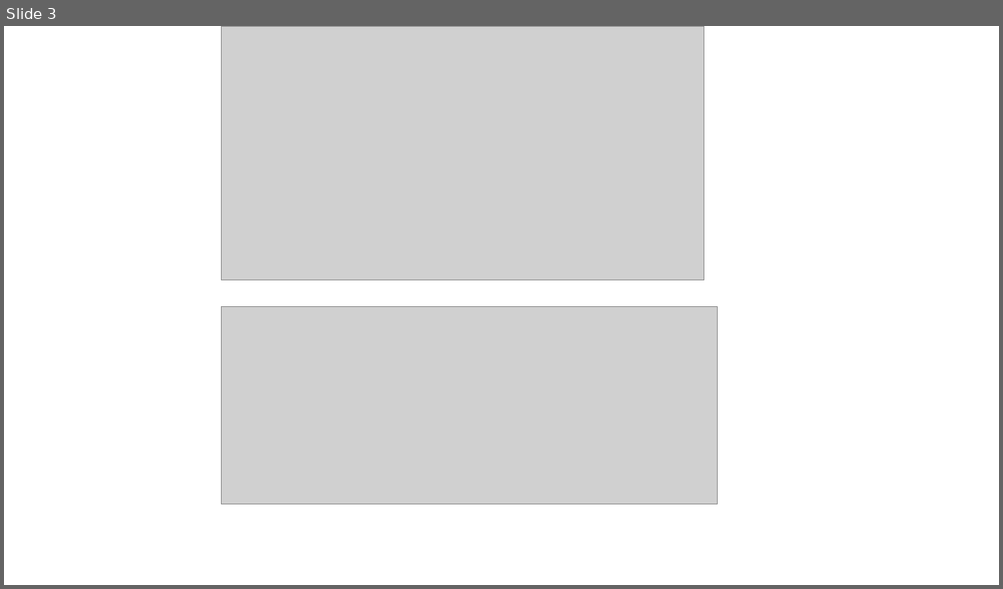
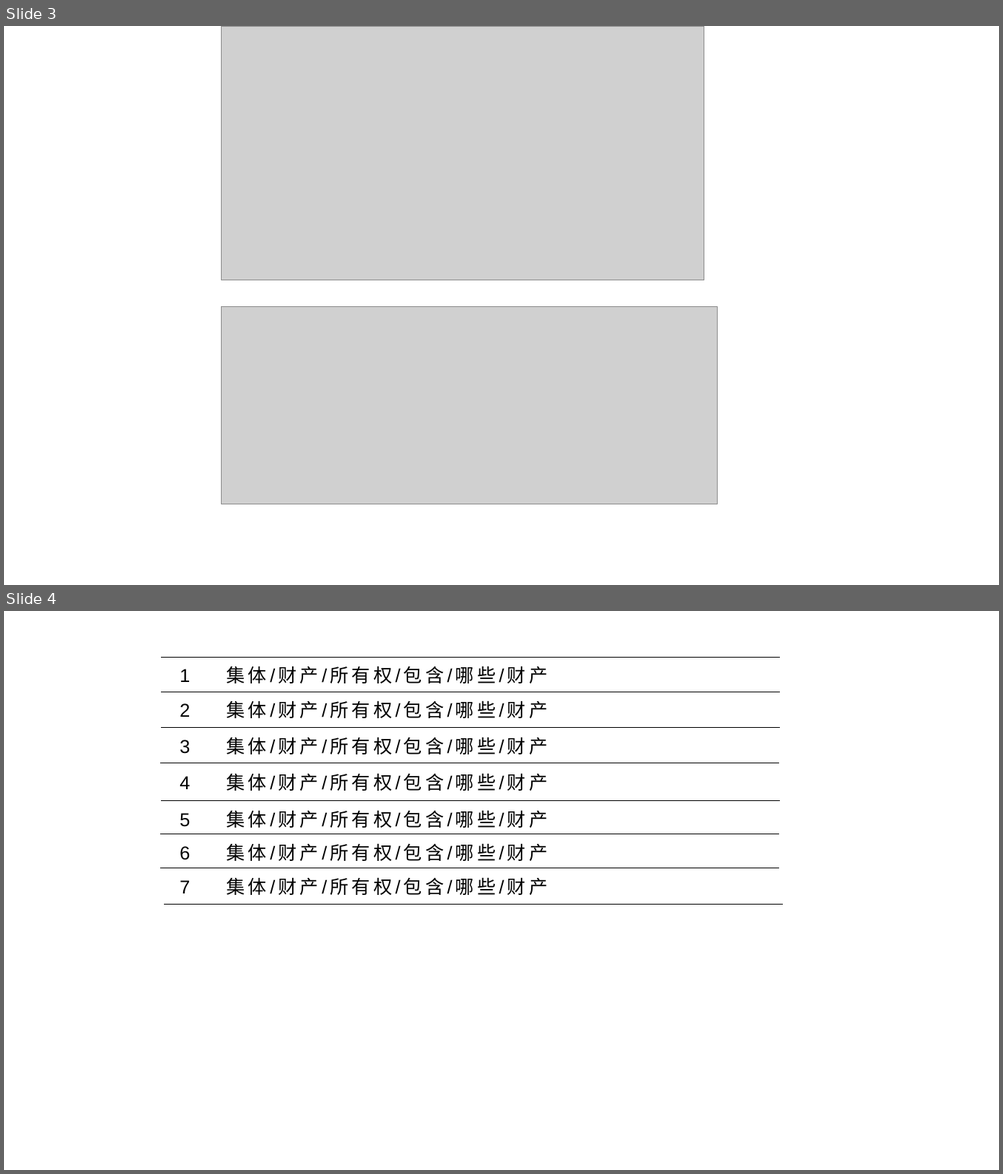
Before and after one commit to LiuJiaTing/Legal-Keyphrase-Extraction, a slide deck: ljt/论文图片/演示文稿1.pptx. Shown one above the other, each under a label of ours: slide 3 before the commit, slides 3 and 4 after it. The pictures are 1003x589 and 1003x1174 pixels, drawn with LibreOffice and Linux fonts; fonts in the diff are those of the drawing; grey boxes stand for pictures. Boxes give left, top, right and bottom in pixels: in the first picture for what was removed or moved away, otherwise in the second. Text is boxed around its words. In the diff, an @@ line names an element or a change of style, - is before the commit and + after.

```diff
--- a/ljt/论文图片/演示文稿1.pptx
+++ b/ljt/论文图片/演示文稿1.pptx
@@ slide 4 added at (x1=4, y1=611, x2=999, y2=1170), background #FFFFFF @@
@@ line added from (162, 658) to (780, 658), #000000 0.5 pt @@
@@ text added at (x1=179, y1=666, x2=548, y2=684), 18 pt, text #000000 @@
+1 集体/财产/所有权/包含/哪些/财产
@@ line added from (162, 692) to (780, 692), #000000 0.5 pt @@
@@ text added at (x1=179, y1=701, x2=548, y2=718), 18 pt, text #000000 @@
+2 集体/财产/所有权/包含/哪些/财产
@@ line added from (162, 727) to (780, 727), #000000 0.5 pt @@
@@ text added at (x1=179, y1=737, x2=548, y2=755), 18 pt, text #000000 @@
+3 集体/财产/所有权/包含/哪些/财产
@@ line added from (161, 763) to (780, 763), #000000 0.5 pt @@
@@ text added at (x1=179, y1=773, x2=548, y2=791), 18 pt, text #000000 @@
+4 集体/财产/所有权/包含/哪些/财产
@@ line added from (162, 800) to (780, 800), #000000 0.5 pt @@
@@ text added at (x1=179, y1=810, x2=548, y2=828), 18 pt, text #000000 @@
+5 集体/财产/所有权/包含/哪些/财产
@@ line added from (161, 834) to (780, 834), #000000 0.5 pt @@
@@ text added at (x1=179, y1=843, x2=548, y2=861), 18 pt, text #000000 @@
+6 集体/财产/所有权/包含/哪些/财产
@@ line added from (161, 868) to (780, 868), #000000 0.5 pt @@
@@ text added at (x1=179, y1=877, x2=548, y2=895), 18 pt, text #000000 @@
+7 集体/财产/所有权/包含/哪些/财产
@@ line added from (165, 904) to (783, 904), #000000 0.5 pt @@
```
Also in this commit, not shown: 8 other files.
